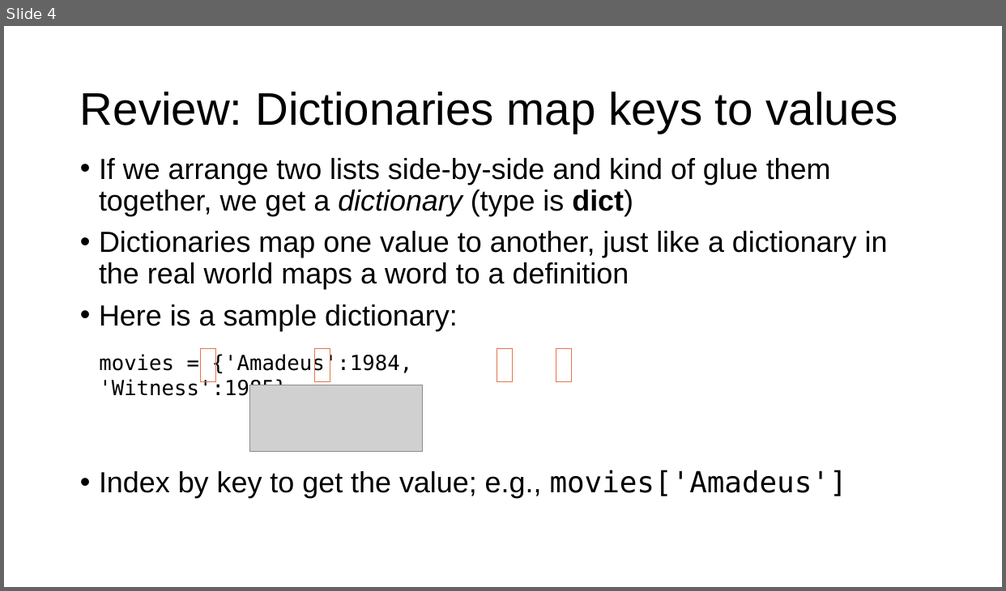
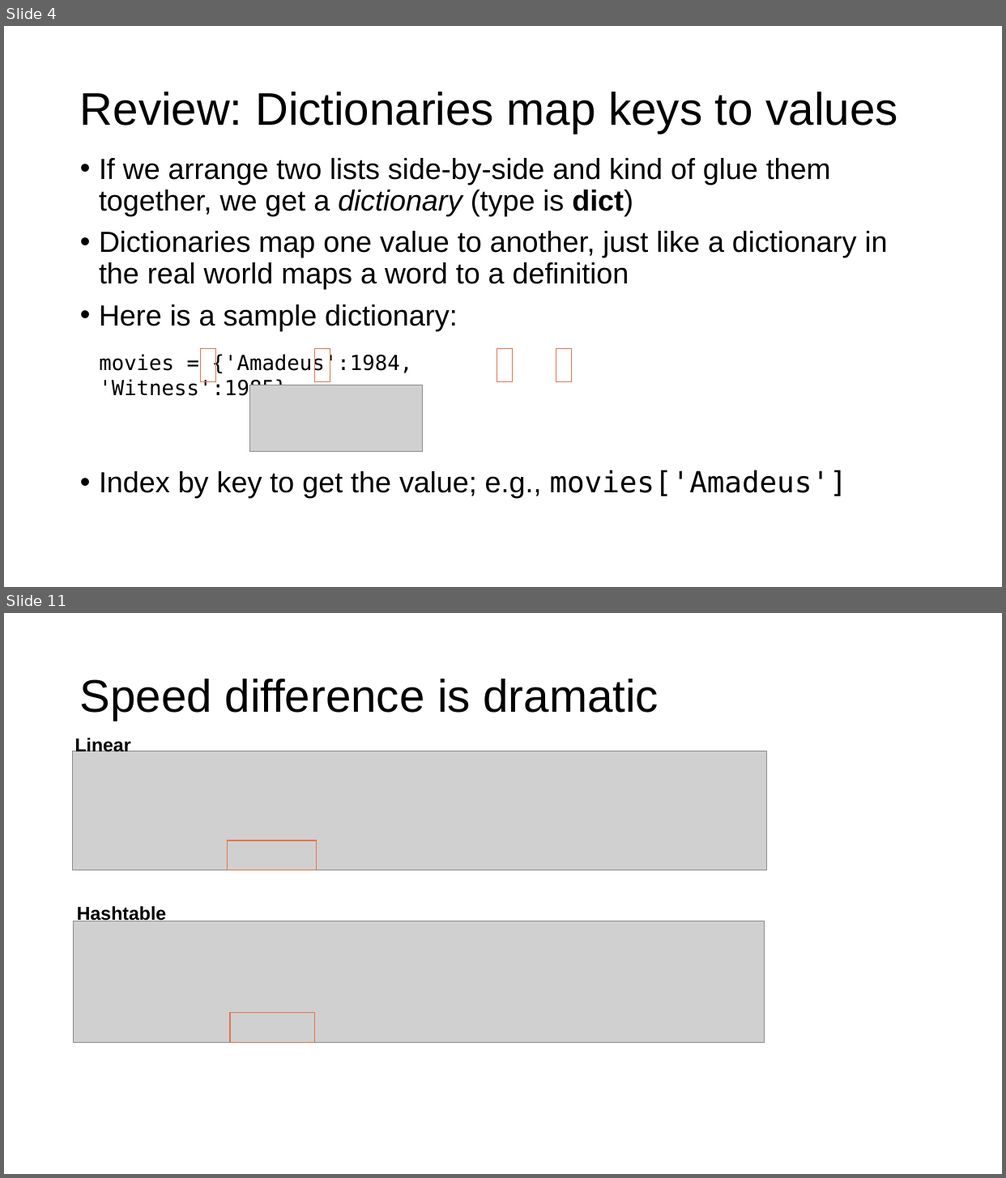
Before and after one commit to parrt/msds692, a slide deck: notes/hashtable.pptx. Shown one above the other, each under a label of ours: slide 4 before the commit, slides 4 and 11 after it; the slides between them are not shown. The pictures are 1006x591 and 1006x1178 pixels, drawn with LibreOffice and Linux fonts; fonts in the diff are those of the drawing; grey boxes stand for pictures; background and template pictures are left out. Boxes give left, top, right and bottom in pixels: in the first picture for what was removed or moved away, otherwise in the second. Text is boxed around its words. In the diff, an @@ line names an element or a change of style, - is before the commit and + after.

```diff
--- a/notes/hashtable.pptx
+++ b/notes/hashtable.pptx
@@ slide 11 added at [4,613,1002,1174], background #FFFFFF @@
@@ title added at [80,679,658,720], 44 pt, text #000000 @@
+Speed difference is dramatic
@@ picture added at [73,752,768,871] @@
@@ text added at [75,736,131,752], 18 pt, text #000000, bold @@
+Linear
@@ rectangle added at [228,841,317,871], outline #E4754F 1 pt @@
@@ picture added at [74,922,764,1043] @@
@@ text added at [77,905,166,922], 18 pt, text #000000, bold @@
+Hashtable
@@ rectangle added at [230,1013,315,1043], outline #E4754F 1 pt @@
```
Also in this commit, not shown: 3 slides changed, 21 other slides added, 2 slides removed, 3 other files.
